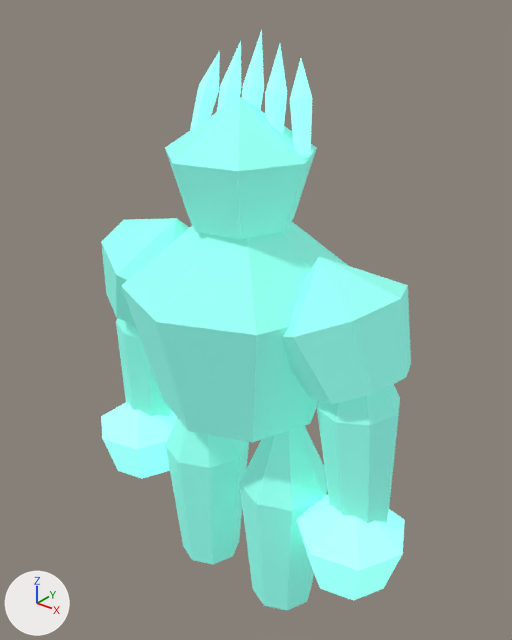
One commit to the Blender file assets/models/source/deep-fracture-creature-StoneGuardian-spirit.blend: the scene before it, then after it.
Before and after are seen from a 50 mm lens placed at (3.56, -4.28, 5.4), pointed at (0.02, 0.15, 2.66). The axes (+X, +Y, +Z) are drawn at lower left. The lights are the same throughout. The older version comes first.

The first picture shows 'crown', 'crown-spire0', 'crown-spire1', 'crown-spire2', 'crown-spire3', 'crown-spire4', 'fist-left', 'fist-right', 'fortress-chest', 'gate-leg-left', 'gate-leg-right', 'pillar-arm-left', 'pillar-arm-right', 'shoulder-left', 'shoulder-right'.
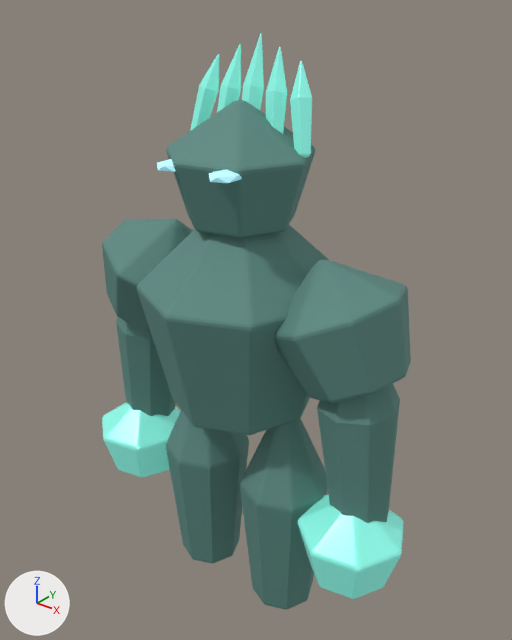
The change, as a list of edits to the scene's bpy script:
```text
Change mat_export_source_001:
    mat_export_source_001.base_color: (0.26, 0.92, 0.78) -> (0.115, 0.267, 0.234)  # cyan #8bf6e5 -> cyan #5f8d85
    remove mat_export_source_001.emission_color = (0.065, 0.23, 0.195)  # cyan #48847a
    remove mat_export_source_001.emission_strength = 1.0
Change mat_export_source_002:
    mat_export_source_002.emission_strength: 1.0 -> 0.28
Add mat_inset_elemental_eyes:
    mat_inset_elemental_eyes = principled_material('inset-elemental-eyes')
    mat_inset_elemental_eyes.base_color = (0.5, 0.85, 0.9)  # cyan #bcedf3
    mat_inset_elemental_eyes.emission_color = (0.25, 0.65, 0.8)  # cyan #89d3e7
    mat_inset_elemental_eyes.emission_strength = 0.45
Change me_fortress_chest:
    used by ob_fortress_chest; location = (0.0, 0.0, 2.89)
    remove me_fortress_chest.from_pydata(...)  # 18 vertices, 32 faces; spans x -1.02..1.02, y -1.02..1.02, z -1.03..1.03
    add me_fortress_chest.from_pydata(...)  # 18 vertices, 32 faces; spans x -0.88..0.88, y -0.93..0.93, z -1.03..1.03
    me_fortress_chest part 1: the whole mesh is scaled about its middle by (0.86, 0.91, 1)
Add me_icosphere_001:
    me_icosphere_001.from_pydata(...)  # an icosphere of 20 faces spanning x -0.111..0.111, y -0.134..0.134, z -0.046..0.046
    me_icosphere_001.materials.append(mat_inset_elemental_eyes)  # cyan #bcedf3, glowing cyan #89d3e7
Add ob_inset_eye_1:
    ob_inset_eye_1 = bpy.data.objects.new('inset-eye-1', me_icosphere_001)
    ob_inset_eye_1.location = (0.29, -0.53, 4.13)
Add ob_inset_eye__1:
    ob_inset_eye__1 = bpy.data.objects.new('inset-eye--1', me_icosphere_001.copy())
    ob_inset_eye__1.location = (-0.23, -0.53, 4.13)
```

Where the change shows, as pixel boxes (x1, y1, x2, y2) in the pictures (512 x 640 px):
'fortress-chest', recoloured, surface changed, mesh rescaled (15% narrower)
    before: (121, 221, 348, 442)
    after: (137, 225, 329, 435)
'shoulder-right', recoloured, surface changed (darker)
    both: (282, 260, 411, 403)
'crown', recoloured, surface changed (darker)
    both: (166, 100, 315, 238)
'gate-leg-right', recoloured, surface changed (darker)
    both: (240, 426, 328, 610)
'gate-leg-left', recoloured, surface changed (darker)
    both: (166, 418, 249, 563)
'pillar-arm-right', recoloured, surface changed (darker)
    both: (317, 385, 400, 523)
'fist-right', surface changed
    both: (298, 495, 404, 599)
'shoulder-left', recoloured, surface changed (darker)
    both: (102, 219, 189, 326)
'fist-left', surface changed
    both: (102, 403, 177, 478)
'pillar-arm-left', recoloured, surface changed (darker)
    both: (116, 318, 172, 416)
'crown-spire4', surface changed
    both: (290, 61, 312, 158)
'crown-spire3', surface changed
    both: (266, 47, 287, 134)
'crown-spire0', surface changed (darker)
    both: (190, 54, 219, 130)
'crown-spire2', surface changed
    both: (242, 34, 264, 110)
'crown-spire1', surface changed
    both: (217, 44, 241, 112)
'inset-eye-1', added
    after: (209, 170, 242, 183)
'inset-eye--1', added
    after: (157, 159, 176, 172)
